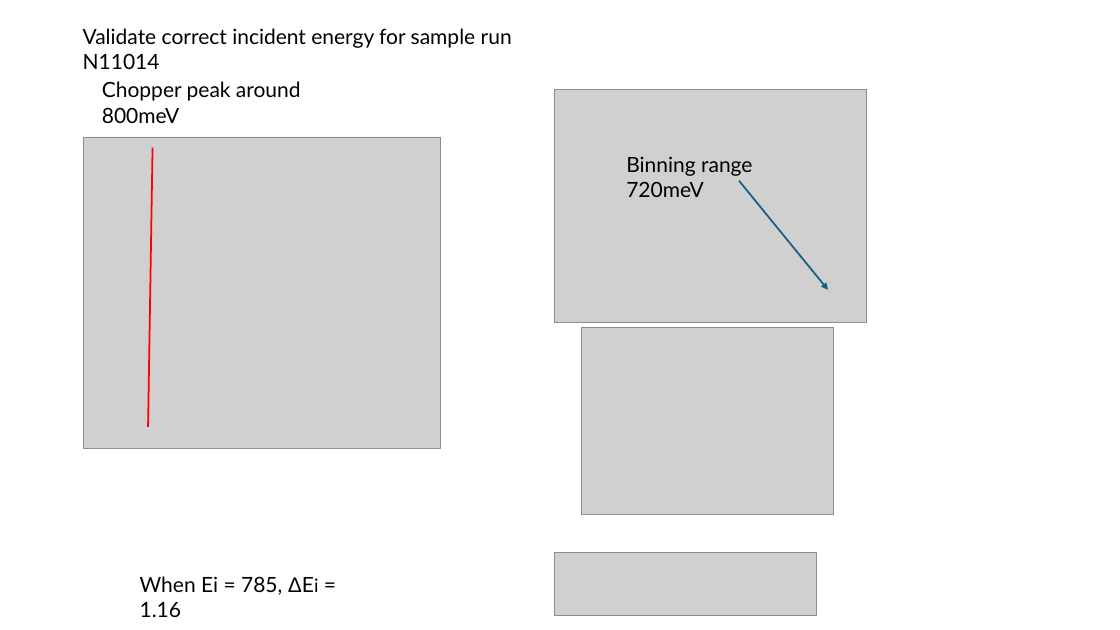
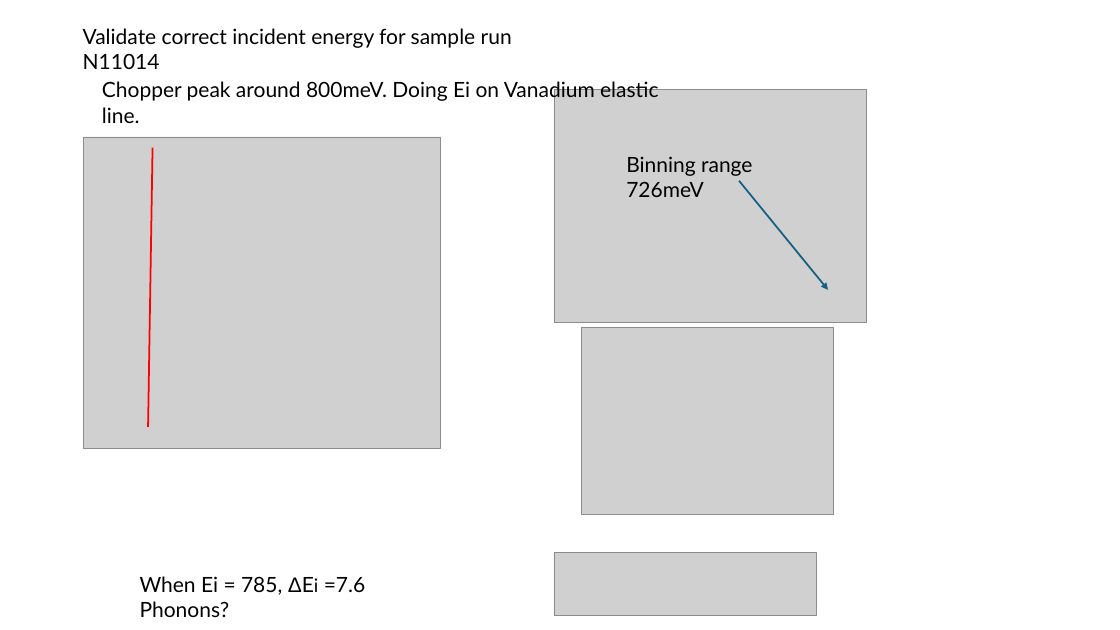
Before and after one commit to abuts/Fe, a slide deck: slide 2 of Data/sources/reduction/Mantid_nxspe_2024/cycle06_05/EiAndElasticLineForRuns.pptx. Drawn at 1120x630 pixels with LibreOffice and Linux fonts; fonts in the diff are those of the drawing; grey boxes stand for pictures. Boxes give left, top, right and bottom in pixels: in the first picture for what was removed or moved away, otherwise in the second. Text is boxed around its words. In the diff, an @@ line names an element or a change of style, - is before the commit and + after.

```diff
--- a/Data/sources/reduction/Mantid_nxspe_2024/cycle06_05/EiAndElasticLineForRuns.pptx
+++ b/Data/sources/reduction/Mantid_nxspe_2024/cycle06_05/EiAndElasticLineForRuns.pptx
@@ text at <box>102,79,659,102</box>: text changed @@
-Chopper peak around 800meV
+Chopper peak around 800meV. Doing Ei on Vanadium elastic line.
@@ text at <box>626,156,752,197</box>: text changed @@
-Binning range 720meV
+Binning range 726meV
@@ text at <box>140,576,365,617</box>: text changed @@
-When Ei = 785, ΔEi = 1.16
+When Ei = 785, ΔEi =7.6 Phonons?
```
Also in this commit, not shown: 1 other slide changed, 1 slide added, 10 other files.
